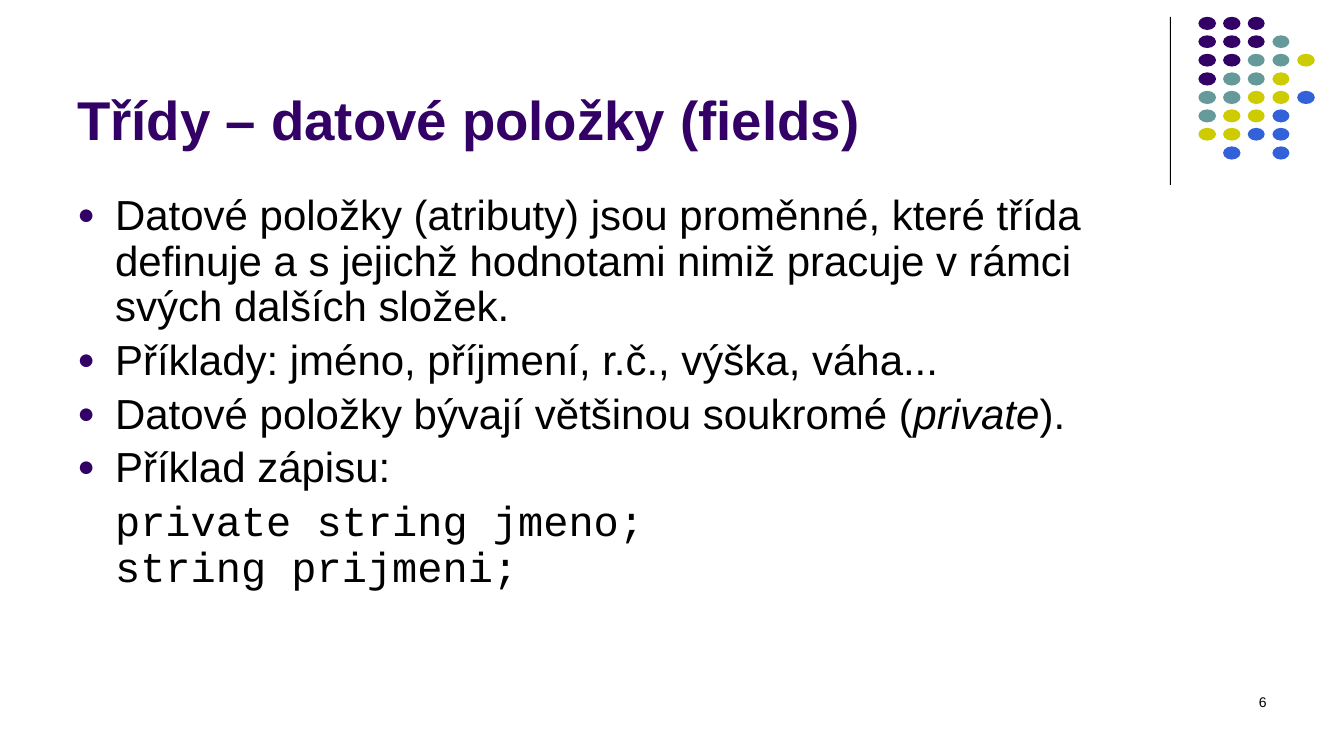
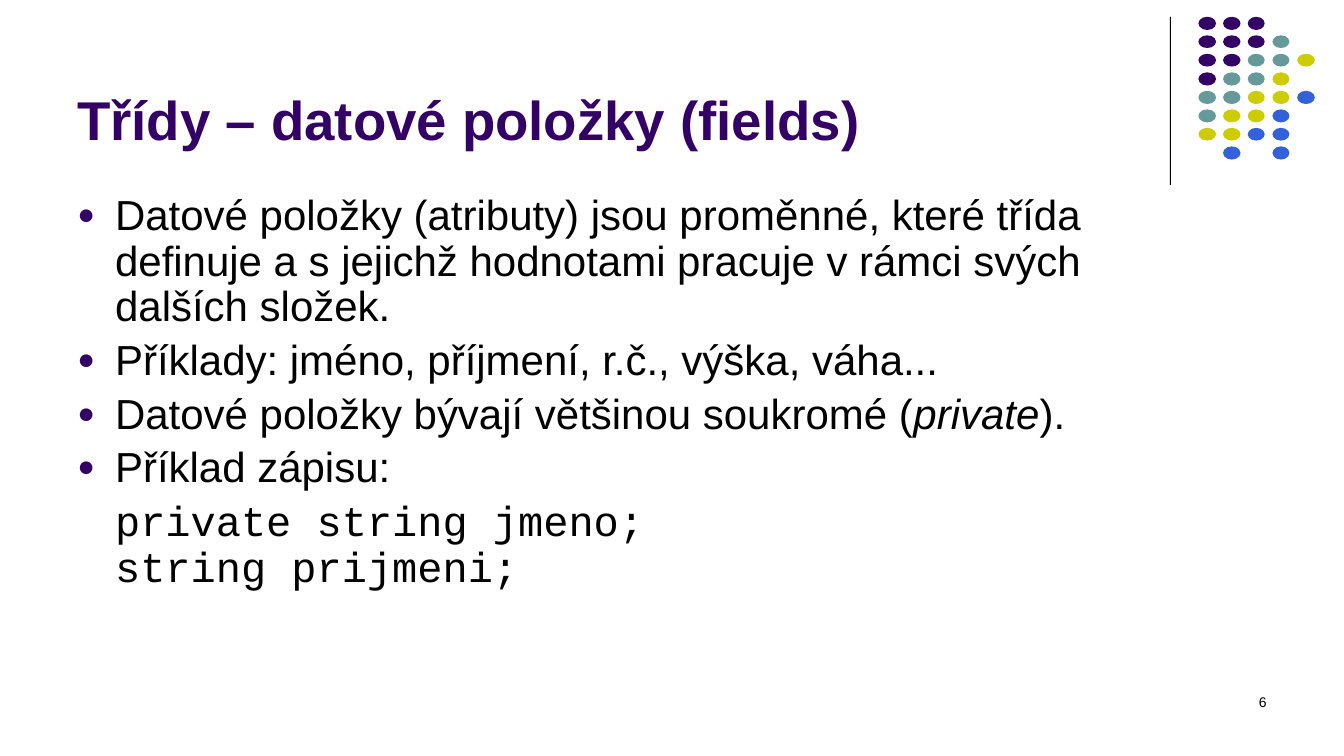
Before and after one commit to PetrVobornik/prednasky, a slide deck: slide 6 of Xamarin.Forms/01-OOP-a-NET/OOP-1-tridy.ppsx. Drawn at 1344x756 pixels with LibreOffice and Linux fonts; fonts in the diff are those of the drawing. Boxes give left, top, right and bottom in pixels: in the first picture for what was removed or moved away, otherwise in the second. Text is boxed around its words. In the diff, an @@ line names an element or a change of style, - is before the commit and + after.

```diff
--- a/Xamarin.Forms/01-OOP-a-NET/OOP-1-tridy.ppsx
+++ b/Xamarin.Forms/01-OOP-a-NET/OOP-1-tridy.ppsx
@@ text at (115,199,1081,322): text changed @@
-● Datové položky (atributy) jsou proměnné, které třída definuje a s jejichž hodnotami nimiž pracuje v rámci svých dalších složek.
+● Datové položky (atributy) jsou proměnné, které třída definuje a s jejichž hodnotami pracuje v rámci svých dalších složek.
```
Also in this commit, not shown: 1 other slide changed, 6 other files.
